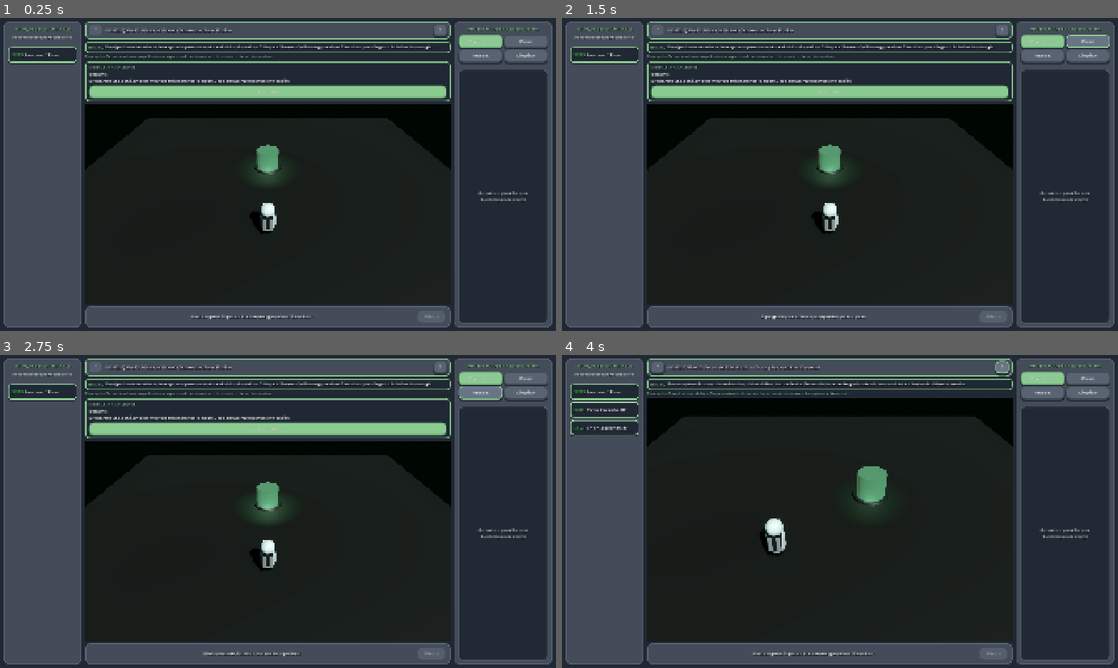
Above: before the commit, frames 1-4 (two rows, left to right).
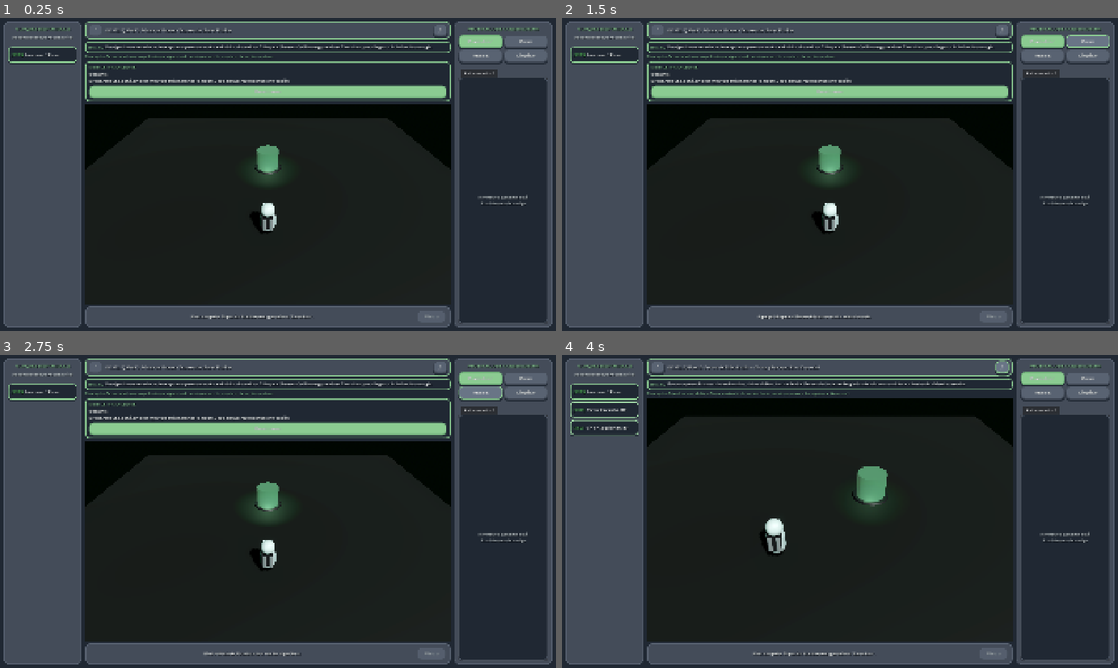
Above: after the commit, the same moments.

Repository: LeaGaj04/spido-code-0
Game: Godot game, scene res://escenas/principal.tscn
Two runs of this game, one before a commit and one after it. Both use one fixed random seed, a clock stepped at 60 frames per second and the inputs below.
Inputs:
- Up to frame 1 (0.25 s): no input
- Up to frame 2 (1.5 s): click "Ejecutar" at 0.5 s; click "Paso" at 1.25 s
- Up to frame 3 (2.75 s): click "Reset" at 2 s
- Up to frame 4 (4 s): click "Limpiar" at 2.75 s; click ">" at 3.5 s

The runs differ from the first frame. In frame 1, 0.5% of the frame differs, in the area x 82-99%, y 16-98%; in frame 2, 0.6%, in the area x 35-99%, y 16-98%; in frame 3, 0.5%; in frame 4, 0.5%.

Commit message:
Add two astronaut coordination mission

Diff:
--- /dev/null
+++ b/escenas/lienzo_codigo.tscn
@@ -0,0 +1,50 @@
+[gd_scene load_steps=4 format=3]
+
+[ext_resource type="Script" path="res://scripts/lienzo_codigo.gd" id="1_lienzo"]
+[ext_resource type="PackedScene" uid="uid://df24k8b6lm001" path="res://escenas/bloque_item.tscn" id="2_bloque"]
+
+[sub_resource type="StyleBoxFlat" id="StyleBoxFlat_Lienzo"]
+content_margin_left = 12.0
+content_margin_top = 12.0
+content_margin_right = 12.0
+content_margin_bottom = 12.0
+bg_color = Color(0.12549, 0.156863, 0.2, 0.98)
+border_width_left = 3
+border_width_top = 3
+border_width_right = 3
+border_width_bottom = 3
+border_color = Color(0.34902, 0.388235, 0.447059, 1)
+corner_radius_top_left = 14
+corner_radius_top_right = 14
+corner_radius_bottom_right = 14
+corner_radius_bottom_left = 14
+
+[node name="LienzoCodigo" type="PanelContainer"]
+custom_minimum_size = Vector2(250, 200)
+layout_mode = 3
+anchors_preset = 15
+anchor_right = 1.0
+anchor_bottom = 1.0
+grow_horizontal = 2
+grow_vertical = 2
+theme_override_styles/panel = SubResource("StyleBoxFlat_Lienzo")
+script = ExtResource("1_lienzo")
+escena_bloque = ExtResource("2_bloque")
+
+[node name="Scroll" type="ScrollContainer" parent="."]
+layout_mode = 2
+
+[node name="ContenedorBloques" type="VBoxContainer" parent="Scroll"]
+layout_mode = 2
+size_flags_horizontal = 3
+size_flags_vertical = 3
+theme_override_constants/separation = 6
+
+[node name="LabelVacio" type="Label" parent="Scroll/ContenedorBloques"]
+layout_mode = 2
+size_flags_vertical = 6
+theme_override_colors/font_color = Color(0.75, 0.78, 0.78, 1)
+theme_override_font_sizes/font_size = 15
+text = "Arrastra y suelta aqui\ntus bloques de codigo"
+horizontal_alignment = 1
+vertical_alignment = 1
--- a/escenas/mundo_3d.tscn
+++ b/escenas/mundo_3d.tscn
@@ -61,4 +61,8 @@
 [node name="Astronauta" parent="." unique_id=609596835 instance=ExtResource("2_astronauta")]
 transform = Transform3D(1, 0, 0, 0, 1, 0, 0, 0, 1, 0, 0, 2)
 
+[node name="Astronauta2" parent="." instance=ExtResource("2_astronauta")]
+visible = false
+transform = Transform3D(1, 0, 0, 0, 1, 0, 0, 0, 1, 2, 0, 2)
+
 [node name="ContenedorPiezas" type="Node3D" parent="." unique_id=498335174]
--- a/escenas/principal.tscn
+++ b/escenas/principal.tscn
@@ -4,6 +4,7 @@
 [ext_resource type="PackedScene" uid="uid://df24k8b6lm001" path="res://escenas/bloque_item.tscn" id="2_bloque"]
 [ext_resource type="PackedScene" uid="uid://c83prmwd89004" path="res://escenas/mundo_3d.tscn" id="3_mundo"]
 [ext_resource type="Script" path="res://scripts/lienzo_codigo.gd" id="4_lienzo"]
+[ext_resource type="PackedScene" path="res://escenas/lienzo_codigo.tscn" id="5_lienzo"]
 
 [sub_resource type="StyleBoxFlat" id="StyleBoxFlat_PanelGris"]
 content_margin_left = 16.0
@@ -368,32 +369,18 @@
 [node name="Separador" type="HSeparator" parent="HSplit/PanelDerecho/VBox"]
 layout_mode = 2
 
-[node name="LienzoCodigo" type="PanelContainer" parent="HSplit/PanelDerecho/VBox"]
+[node name="EquipoCodigo" type="TabContainer" parent="HSplit/PanelDerecho/VBox"]
 unique_name_in_owner = true
 layout_mode = 2
 size_flags_vertical = 3
-theme_override_styles/panel = SubResource("StyleBoxFlat_Lienzo")
-script = ExtResource("4_lienzo")
-escena_bloque = ExtResource("2_bloque")
-
-[node name="Scroll" type="ScrollContainer" parent="HSplit/PanelDerecho/VBox/LienzoCodigo"]
-layout_mode = 2
-
-[node name="ContenedorBloques" type="VBoxContainer" parent="HSplit/PanelDerecho/VBox/LienzoCodigo/Scroll"]
-layout_mode = 2
-size_flags_horizontal = 3
-size_flags_vertical = 3
-theme_override_constants/separation = 6
-
-[node name="LabelVacio" type="Label" parent="HSplit/PanelDerecho/VBox/LienzoCodigo/Scroll/ContenedorBloques"]
-layout_mode = 2
-size_flags_vertical = 6
-theme_override_colors/font_color = Color(0.75, 0.78, 0.78, 1)
-theme_override_font_sizes/font_size = 15
-text = "Arrastra y suelta aqui
-tus bloques de codigo"
-horizontal_alignment = 1
-vertical_alignment = 1
+
+[node name="LienzoAstronauta1" parent="HSplit/PanelDerecho/VBox/EquipoCodigo" instance=ExtResource("5_lienzo")]
+unique_name_in_owner = true
+layout_mode = 2
+
+[node name="LienzoAstronauta2" parent="HSplit/PanelDerecho/VBox/EquipoCodigo" instance=ExtResource("5_lienzo")]
+unique_name_in_owner = true
+layout_mode = 2
 
 [node name="ModalVictoria" type="PanelContainer" parent="."]
 unique_name_in_owner = true
--- a/scripts/controlador_principal.gd
+++ b/scripts/controlador_principal.gd
@@ -5,7 +5,9 @@
 
 # Contenedores UI con Scene Unique Nodes (%)
 @onready var paleta_contenedor: VBoxContainer = %ListaBloques
-@onready var lienzo: LienzoCodigo = %LienzoCodigo
+@onready var lienzo: LienzoCodigo = %LienzoAstronauta1
+@onready var lienzo_a2: LienzoCodigo = %LienzoAstronauta2
+@onready var tabs_codigo: TabContainer = %EquipoCodigo
 @onready var mundo_3d: Mundo3D = %Mundo3D
 
 # Elementos Didacticos
@@ -64,6 +66,9 @@
 func _ready() -> void:
 	niveles = DatosNiveles.obtener_niveles()
 	_conectar_senales()
+	tabs_codigo.set_tab_title(0, "Astronauta 1")
+	tabs_codigo.set_tab_title(1, "Astronauta 2")
+	tabs_codigo.set_tab_hidden(1, true)
 	panel_victoria.visible = false
 	cargar_nivel(0)
 
@@ -88,9 +93,11 @@
 
 	# Actualizar paleta con SOLO los bloques autorizados en este nivel
 	_actualizar_paleta(nivel.bloques_permitidos)
+	tabs_codigo.set_tab_hidden(1, nivel.get("cantidad_astronautas", 1) < 2)
 
 	# Limpiar lienzo y estado
 	lienzo.limpiar_todo()
+	lienzo_a2.limpiar_todo()
 	_limpiar_error()
 	panel_victoria.visible = false
 	errores_durante_ejecucion = 0
@@ -136,44 +143,53 @@
 			mundo_3d.astronauta.accion_fallida.connect(_on_accion_fallida)
 			mundo_3d.astronauta.pieza_recogida.connect(_on_pieza_recogida)
 			mundo_3d.astronauta.pieza_ensamblada.connect(_on_pieza_ensamblada)
+		if mundo_3d.astronauta_2:
+			mundo_3d.astronauta_2.accion_fallida.connect(_on_accion_fallida)
+			mundo_3d.astronauta_2.pieza_recogida.connect(_on_pieza_recogida)
+			mundo_3d.astronauta_2.pieza_ensamblada.connect(_on_pieza_ensamblada)
 
 func _on_ejecutar_pressed() -> void:
 	if en_ejecucion: return
-	var secuencia = lienzo.obtener_secuencia_comandos()
-	if secuencia.is_empty():
-		_actualizar_estado("El lienzo esta vacio. Arrastra al menos un bloque.")
+	var secuencia_a1 = lienzo.obtener_secuencia_comandos()
+	var secuencia_a2 = lienzo_a2.obtener_secuencia_comandos()
+	if secuencia_a1.is_empty() and secuencia_a2.is_empty():
+		_actualizar_estado("Los lienzos estan vacios. Arrastra bloques para programar al equipo.")
 		return
 
 	en_ejecucion = true
 	_limpiar_error()
 	_bloquear_interfaz(true)
 	errores_durante_ejecucion = 0
-	_actualizar_estado("Ejecutando algoritmo...")
+	_actualizar_estado("Ejecutando las secuencias del equipo...")
 
 	var abortado = false
+	if not secuencia_a1.is_empty():
+		abortado = not await _ejecutar_secuencia(mundo_3d.astronauta, secuencia_a1, "Astronauta 1")
+	if not abortado and not secuencia_a2.is_empty():
+		abortado = not await _ejecutar_secuencia(mundo_3d.astronauta_2, secuencia_a2, "Astronauta 2")
+
+	en_ejecucion = false
+	_bloquear_interfaz(false)
+
+	# Evaluar si se cumplio la meta
+	await get_tree().create_timer(0.2).timeout
+	_evaluar_resultado_nivel(secuencia_a1.size() + secuencia_a2.size(), abortado)
+
+func _ejecutar_secuencia(astronauta: AstronautaIngeniero, secuencia: Array[BloqueItem], etiqueta: String) -> bool:
 	for i in range(secuencia.size()):
 		var bloque = secuencia[i]
-		_actualizar_estado("Paso %d/%d: %s" % [i + 1, secuencia.size(), bloque.titulo])
+		_actualizar_estado("%s - paso %d/%d: %s" % [etiqueta, i + 1, secuencia.size(), bloque.titulo])
 		bloque.resaltar_ejecucion(true)
-
-		var exito = await mundo_3d.astronauta.ejecutar_accion(bloque.id_comando)
+		var exito = await astronauta.ejecutar_accion(bloque.id_comando)
 		await get_tree().create_timer(0.12).timeout
 		bloque.resaltar_ejecucion(false)
-
 		if not exito:
 			errores_durante_ejecucion += 1
 			bloque.resaltar_error(true)
 			bloque_con_error = bloque
-			_actualizar_estado("[ERROR] Paso %d: %s" % [i + 1, ultimo_error if not ultimo_error.is_empty() else "La accion no pudo completarse."])
-			abortado = true
-			break
-
-	en_ejecucion = false
-	_bloquear_interfaz(false)
-
-	# Evaluar si se cumplio la meta
-	await get_tree().create_timer(0.2).timeout
-	_evaluar_resultado_nivel(secuencia.size(), abortado)
+			_actualizar_estado("[ERROR] %s - paso %d: %s" % [etiqueta, i + 1, ultimo_error if not ultimo_error.is_empty() else "La accion no pudo completarse."])
+			return false
+	return true
 
 func _evaluar_resultado_nivel(cant_bloques: int, abortado: bool) -> void:
 	var nivel = niveles[indice_nivel_actual]
@@ -219,9 +235,11 @@
 
 func _on_paso_pressed() -> void:
 	if en_ejecucion: return
-	var secuencia = lienzo.obtener_secuencia_comandos()
+	var lienzo_actual = lienzo if tabs_codigo.current_tab == 0 else lienzo_a2
+	var astronauta_actual = mundo_3d.astronauta if tabs_codigo.current_tab == 0 else mundo_3d.astronauta_2
+	var secuencia = lienzo_actual.obtener_secuencia_comandos()
 	if secuencia.is_empty():
-		_actualizar_estado("Agrega bloques al lienzo para probar paso a paso.")
+		_actualizar_estado("Agrega bloques al lienzo del astronauta seleccionado.")
 		return
 
 	if indice_paso_actual >= secuencia.size():
@@ -235,7 +253,7 @@
 	_bloquear_interfaz(true)
 	bloque.resaltar_ejecucion(true)
 
-	var exito = await mundo_3d.astronauta.ejecutar_accion(bloque.id_comando)
+	var exito = await astronauta_actual.ejecutar_accion(bloque.id_comando)
 	await get_tree().create_timer(0.08).timeout
 	bloque.resaltar_ejecucion(false)
 	if not exito:
@@ -258,6 +276,7 @@
 func _on_limpiar_pressed() -> void:
 	if en_ejecucion: return
 	lienzo.limpiar_todo()
+	lienzo_a2.limpiar_todo()
 	indice_paso_actual = 0
 	_limpiar_error()
 	_actualizar_estado("Lienzo vaciado.")
--- a/scripts/datos_niveles.gd
+++ b/scripts/datos_niveles.gd
@@ -54,5 +54,28 @@
 					"celda": Vector2i(-2, 0)
 				}
 			]
+		},
+		{
+			"id": 4,
+			"titulo": "Nivel 4: Trabajo en Equipo",
+			"subtitulo": "Divide y coordina tareas",
+			"instruccion": "Programa una secuencia para cada astronauta. El primero montara el Chasis y el segundo montara las Ruedas.",
+			"concepto_clave": "Descomposicion: divide una tarea grande en trabajos pequenos y coordina su orden.",
+			"objetivo_aprendizaje": "Asignar tareas a dos astronautas y respetar el orden del ensamblaje.",
+			"guiada": false,
+			"bloques_permitidos": ["AVANZAR", "GIRAR_DER", "GIRAR_IZQ", "TOMAR_PIEZA", "ENSAMBLAR"],
+			"bloques_optimos": 15,
+			"pos_astronauta": Vector2i(0, 1),
+			"ori_astronauta": 0,
+			"cantidad_astronautas": 2,
+			"pos_astronauta_2": Vector2i(1, 0),
+			"ori_astronauta_2": 0,
+			"tipo_meta": "ENSAMBLAJE_EQUIPO",
+			"mostrar_mesa": true,
+			"pos_mesa": Vector2i(0, -2),
+			"piezas": [
+				{"tipo": "CHASIS", "celda": Vector2i(-2, 0)},
+				{"tipo": "RUEDAS", "celda": Vector2i(1, -1)}
+			]
 		}
 	]
--- a/scripts/mundo_3d.gd
+++ b/scripts/mundo_3d.gd
@@ -4,6 +4,7 @@
 @export var escena_pieza: PackedScene
 
 @onready var astronauta: AstronautaIngeniero = $Astronauta
+@onready var astronauta_2: AstronautaIngeniero = $Astronauta2
 @onready var mesa_spid: MesaEnsamblaje = $MesaEnsamblaje
 @onready var baliza_meta: BalizaMeta = $BalizaMeta
 @onready var contenedor_piezas: Node3D = $ContenedorPiezas
@@ -19,6 +20,11 @@
 	var ori_astro = config.get("ori_astronauta", 0)
 	if astronauta:
 		astronauta.configurar_inicio(pos_astro, ori_astro)
+	if astronauta_2:
+		var mostrar_astronauta_2 = config.get("cantidad_astronautas", 1) >= 2
+		astronauta_2.visible = mostrar_astronauta_2
+		if mostrar_astronauta_2:
+			astronauta_2.configurar_inicio(config.get("pos_astronauta_2", Vector2i(1, 0)), config.get("ori_astronauta_2", 0))
 
 	# 2. Configurar mesa de ensamblaje
 	var mostrar_mesa = config.get("mostrar_mesa", false)
@@ -102,11 +108,15 @@
 			return false
 		"ENSAMBLAJE":
 			return mesa_spid and mesa_spid.etapas_completadas.size() > 0
+		"ENSAMBLAJE_EQUIPO":
+			return mesa_spid and mesa_spid.etapas_completadas.size() >= 2
 	return false
 
 func reiniciar_mundo() -> void:
 	if astronauta:
 		await astronauta.reiniciar()
+	if astronauta_2 and astronauta_2.visible:
+		await astronauta_2.reiniciar()
 	if mesa_spid and mesa_spid.visible:
 		mesa_spid.reiniciar()
 	_recrear_piezas(config_nivel_actual.get("piezas", []))
